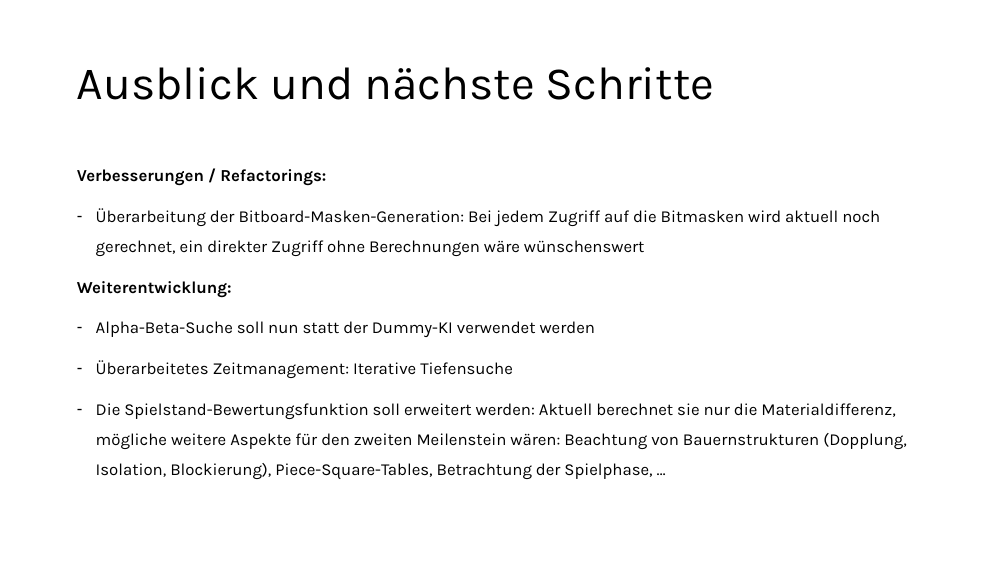
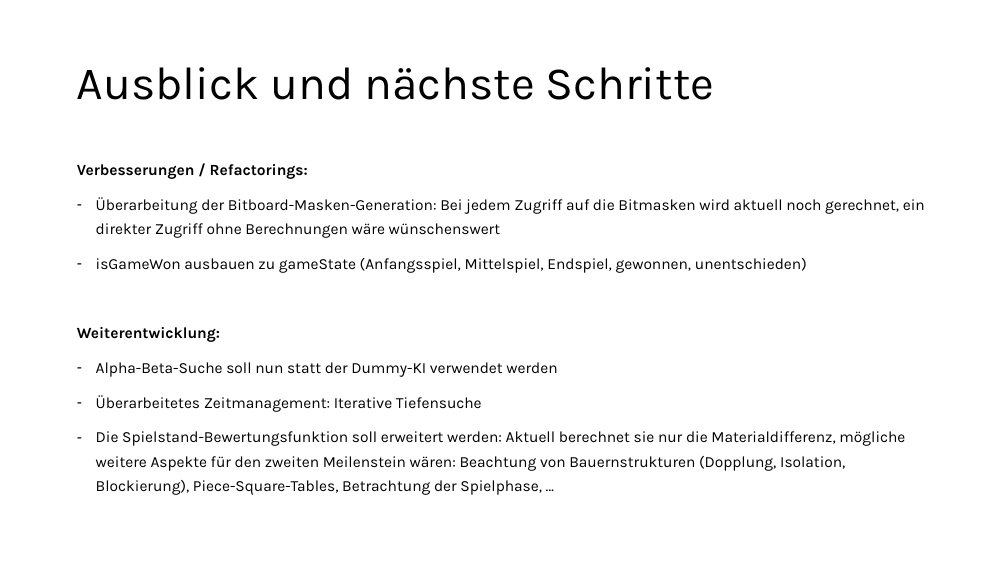
Before and after one commit to patrickzda/chess_engine, a slide deck: slide 7 of PJ_KI_MST1.pptx. Drawn at 1008x567 pixels with LibreOffice and Linux fonts; fonts in the diff are those of the drawing. Boxes give left, top, right and bottom in pixels: in the first picture for what was removed or moved away, otherwise in the second. Text is boxed around its words. In the diff, an @@ line names an element or a change of style, - is before the commit and + after.

Commit message:
Ausblick erweitert
Ein weiteren Punkt in den Ausblick hinzugefügt

```diff
--- a/PJ_KI_MST1.pptx
+++ b/PJ_KI_MST1.pptx
@@ text at [77,164,925,495]: size 16 to 14.8 pt in "Verbesserungen / Refactorings:", "Überarbeitung der Bitboard-Masken-Generation: Bei jedem Zugr ...", "Weiterentwicklung:", "Alpha-Beta-Suche soll nun statt der Dummy-KI verwendet ..." and 2 more places; line spacing 1.5 to 1.3 @@
@@ text at [96,258,807,273]: paragraph added @@
+– isGameWon ausbauen zu gameState (Anfangsspiel, Mittelspiel, Endspiel, gewonnen, unentschieden)
```
